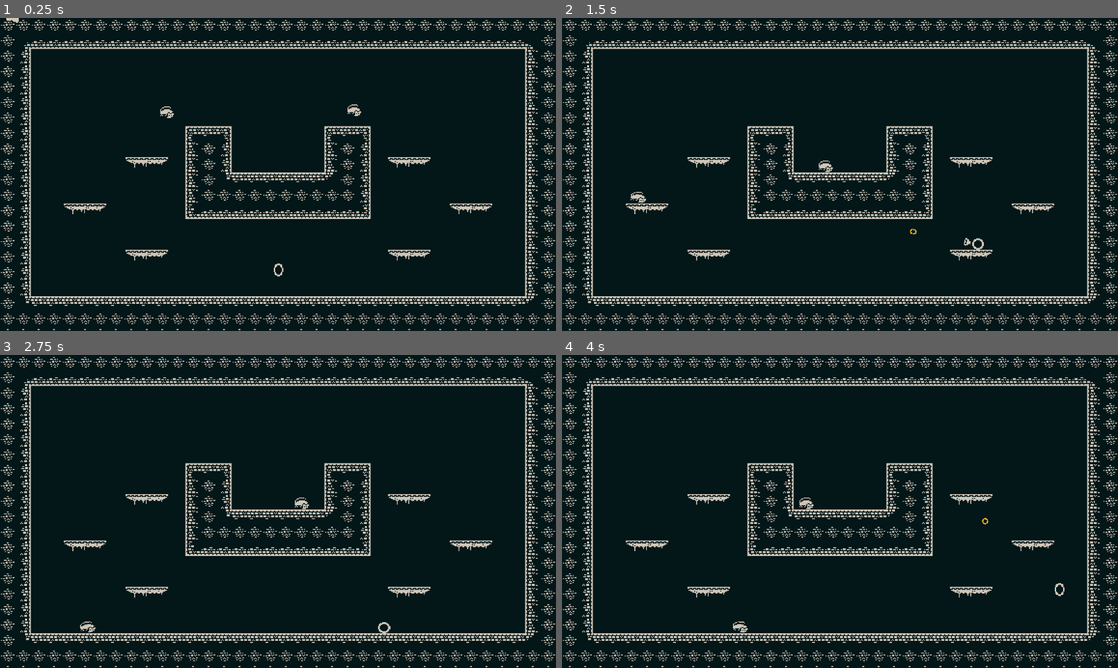
Above: before the commit, frames 1-4 (two rows, left to right).
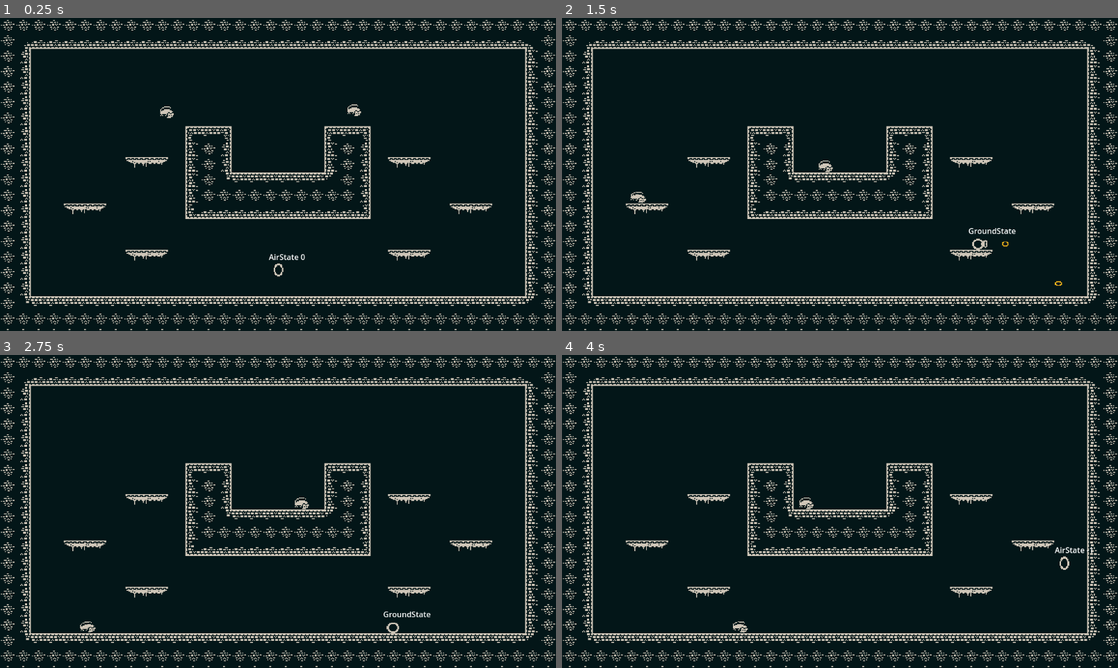
Above: after the commit, the same moments.

Repository: ajerezg/SlimeEscape
Game: Godot game, scene res://test_level.tscn
The game is run twice, just before and just after one commit, with the same random seed, the same clock (stepped at 60 frames per second) and the same inputs.
Inputs (mouse positions are in pixels of both pictures, inside the frame that each line leads up to):
- Up to frame 1 (0.25 s): no input
- Up to frame 2 (1.5 s): move the mouse to (962, 158) at 0.52 s; press the mouse at (962, 158) at 0.53 s; hold D (right) from 0.53 s (still down); tap Space (jump) at 0.77, 1.07 s; right-click (962, 158) at 0.8 s; move the mouse to (728, 190) at 1.27 s; release the mouse at (728, 190) at 1.28 s; right-click (728, 190) at 1.35 s
- Up to frame 3 (2.75 s): tap Space (jump) at 1.52, 1.55, 1.82 s; move the mouse to (333, 442) at 2.02 s; release D (right) at 2.03 s; hold A (left) from 2.03 s (still down); hold Space (jump) from 2.03 s (still down); click (333, 442) at 2.3 s
- Up to frame 4 (4 s): move the mouse to (812, 574) at 2.77 s; release A (left) at 2.78 s; release Space (jump) at 2.78 s; hold D (right) from 2.78 s (still down); click (812, 574) at 2.85 s; tap Space (jump) at 3.02, 3.32, 3.77, 3.8 s; right-click (812, 574) at 3.05 s; move the mouse to (1006, 558) at 3.52 s; hold Right mouse button (secondary_attack) from 3.53 s (still down)

The runs differ from the first frame. In frame 1, 0.1% of the frame differs, in the area x 1-55%, y 0-78%; in frame 2, 0.2%, in the area x 62-90%, y 67-86%; in frame 3, 0.2%; in frame 4, 0.2%.

Commit message:
fix jump

Diff:
--- a/player/basic_attack_state.tscn
+++ b/player/basic_attack_state.tscn
@@ -15,7 +15,7 @@
 "times": PackedFloat32Array(0),
 "transitions": PackedFloat32Array(1),
 "update": 1,
-"values": [true]
+"values": [false]
 }
 tracks/1/type = "value"
 tracks/1/imported = false
@@ -163,6 +163,7 @@
 [node name="PlayerCenterPosition" type="Marker2D" parent="."]
 
 [node name="Sprite2D" type="Sprite2D" parent="PlayerCenterPosition"]
+visible = false
 position = Vector2(25, 0)
 rotation = -1.5708
 scale = Vector2(2, 2)
--- a/player/basic_range_attack_state.tscn
+++ b/player/basic_range_attack_state.tscn
@@ -15,7 +15,7 @@
 "times": PackedFloat32Array(0),
 "transitions": PackedFloat32Array(1),
 "update": 1,
-"values": [true]
+"values": [false]
 }
 tracks/1/type = "value"
 tracks/1/imported = false
@@ -119,6 +119,7 @@
 [node name="PlayerCenterPosition" type="Marker2D" parent="."]
 
 [node name="Sprite2D" type="Sprite2D" parent="PlayerCenterPosition"]
+visible = false
 position = Vector2(35, 0)
 scale = Vector2(2, 2)
 texture = ExtResource("2_82q75")
--- a/player/player.gd
+++ b/player/player.gd
@@ -19,7 +19,7 @@
 var speed := 300.0
 var jump_velocity := -450.0
 var wall_slide_velocity := 150.0
-
+var last_active_direction := Vector2.RIGHT
 
 # TODO: erase these testing vars
 var basic_melee_attack_state := preload("res://player/basic_attack_state.tscn").instantiate()
@@ -46,6 +46,7 @@
 
 
 func _physics_process(delta: float) -> void:
+	get_attack_direction()
 	movement_state_machine.run_state(delta)
 	attack_state_machine.run_state(delta)
 	move_and_slide()
@@ -103,3 +104,18 @@
 	new_attack_state.idle_state = idle_state
 	attack_state_machine.add_child(new_attack_state)
 	idle_state.secondary_attack_state = new_attack_state
+
+func get_attack_direction() -> Vector2:
+	return _get_attack_direction_by_movement()
+
+func _get_attack_direction_by_movement() -> Vector2:
+	var direction := Vector2(Input.get_axis("left", "right"),
+							 Input.get_axis("up", "down"))
+	if direction == Vector2.ZERO:
+		direction = last_active_direction
+	else:
+		last_active_direction = direction
+	return direction + global_position
+
+func _get_attack_direction_by_mouse() -> Vector2:
+	return get_global_mouse_position()
--- a/player/player.tscn
+++ b/player/player.tscn
@@ -100,7 +100,6 @@
 script = ExtResource("1_lmsf7")
 
 [node name="Label" type="Label" parent="."]
-visible = false
 offset_left = -20.0
 offset_top = -39.0
 offset_right = 20.0
@@ -138,6 +137,8 @@
 wait_time = 0.5
 one_shot = true
 
+[node name="NormalJumpTimer" type="Timer" parent="MovementStateMachine/AirState"]
+
 [node name="WallSlideState" type="Node" parent="MovementStateMachine" node_paths=PackedStringArray("ground_state", "air_state")]
 script = ExtResource("6_vvy2o")
 ground_state = NodePath("../GroundState")
--- a/player/states/air_state.gd
+++ b/player/states/air_state.gd
@@ -2,17 +2,21 @@
 
 
 @onready var wall_jump_timer: Timer = $WallJumpTimer
+@onready var normal_jump_timer: Timer = $NormalJumpTimer
 
 @export var ground_state: PlayerState
 @export var wall_slide_state: PlayerState
 
 var wall_jump_wait_time := 0.15
 var wall_jump_normal := 0.0
+var normal_jump_wait_time: = 0.15
 
 
 func _ready():
 	wall_jump_timer.one_shot = true
 	wall_jump_timer.wait_time = wall_jump_wait_time
+	normal_jump_timer.one_shot = true
+	normal_jump_timer.wait_time = normal_jump_wait_time
 
 
 func process_input(event: InputEvent):
@@ -23,9 +27,7 @@
 func can_enter(event: InputEvent):
 	var is_jumping = event.is_action_pressed("jump") and (player.is_on_floor()
 		or player.is_on_wall_only())
-	var is_cancelling_wall_sliding = (event.is_action_pressed("down") and
-		player.is_on_wall_only())
-	return is_jumping or is_cancelling_wall_sliding
+	return is_jumping
 
 
 func can_enter_middle_run():
@@ -33,16 +35,25 @@
 
 
 func on_enter():
-	if Input.is_action_pressed("jump") and (player.is_on_floor() or player.is_on_wall_only()):
-		player.jump()
-		if player.is_on_wall_only():
-			wall_jump_normal = player.get_wall_normal().x
-			player.move_x_axis(wall_jump_normal)
-			wall_jump_timer.start()
+	print("ON ENTER airState")
+	wall_jump_timer.stop()
+	normal_jump_timer.stop()
+	normal_jump_timer.start()
+	if Input.is_action_pressed("jump"):
+		if Input.is_action_pressed("down"):
+			return
+		elif player.is_on_floor() or player.is_on_wall():
+			player.jump()
+			if player.is_on_wall_only():
+				wall_jump_normal = player.get_wall_normal().x
+				player.move_x_axis(wall_jump_normal)
+				wall_jump_timer.start()
 
 
 func on_exit():
 	wall_jump_normal = 0.0
+	wall_jump_timer.stop()
+	normal_jump_timer.stop()
 
 
 func run(delta):
@@ -65,9 +76,11 @@
 	#else:
 	#	animation_player.play("jump")
 	#sprite.flip_h = is_looking_left
-	if ground_state.can_enter_middle_run():
+	if normal_jump_timer.is_stopped() and ground_state.can_enter_middle_run():
+		print("entering groundState middle run")
 		next_state = ground_state
 	elif wall_jump_timer.is_stopped() and wall_slide_state.can_enter_middle_run():
+		print("entering wall_slide")
 		next_state = wall_slide_state
 
 
--- a/player/states/basic_attack_state.gd
+++ b/player/states/basic_attack_state.gd
@@ -31,8 +31,7 @@
 	rest_timer.wait_time = attack_time + rest_time
 	attack_timer.start()
 	rest_timer.start()
-	var mouse_vector = player.get_relative_mouse_position()
-	player_center_position.look_at(player.get_global_mouse_position())
+	player_center_position.look_at(player.get_attack_direction())
 
 
 func run(delta):
--- a/player/states/basic_range_attack_state.gd
+++ b/player/states/basic_range_attack_state.gd
@@ -24,8 +24,7 @@
 	player_center_position.position = player.position
 	attack_timer.wait_time = attack_time
 	attack_timer.start()
-	var mouse_vector = player.get_relative_mouse_position()
-	player_center_position.look_at(player.get_global_mouse_position())
+	player_center_position.look_at(player.get_attack_direction())
 	var new_projectile = projectile_scene.instantiate()
 	new_projectile.spawn_position = muzzle_position.global_position
 	new_projectile.spawn_rotation = player_center_position.rotation
--- a/player/states/ground_state.gd
+++ b/player/states/ground_state.gd
@@ -8,6 +8,7 @@
 func process_input(event: InputEvent):
 	if air_state.can_enter(event):
 		next_state = air_state
+		print("changin to air by event")
 	#elif attack1_state.can_enter(event):
 	#	next_state = attack1_state
 
@@ -17,8 +18,9 @@
 
 
 func run(delta):
-	if !player.is_on_floor():
+	if air_state.can_enter_middle_run():
 		next_state = air_state
+		print("changing to air mid run")
 	else:
 		# prev calculations
 		var direction = Input.get_axis("left", "right")
--- a/player/states/wall_slide_state.gd
+++ b/player/states/wall_slide_state.gd
@@ -11,14 +11,14 @@
 
 
 func can_enter_middle_run():
-	if (player.is_on_wall_only() and !Input.is_action_pressed("down") and
-	!Input.is_action_pressed("jump")):
-		return true
-		#var wall_normal: Vector2 = player.get_wall_normal()
-		#if wall_normal.x > 0 and Input.is_action_pressed('left', true):
-		#	return true
-		#if wall_normal.x < 0 and Input.is_action_pressed("right", true):
-		#	return true
+	if (player.is_on_wall_only() and !Input.is_action_pressed("jump")):
+		if player.get_current_movement_state() == self:
+			return true
+		var wall_normal: Vector2 = player.get_wall_normal()
+		if wall_normal.x > 0 and Input.is_action_pressed('left', true):
+			return true
+		if wall_normal.x < 0 and Input.is_action_pressed("right", true):
+			return true
 	return false
 
 
@@ -29,3 +29,8 @@
 		next_state = ground_state
 	elif air_state.can_enter_middle_run():
 		next_state = air_state
+		print("changing to air")
+
+func on_enter():
+	#print("entering wallSlideState")
+	pass
